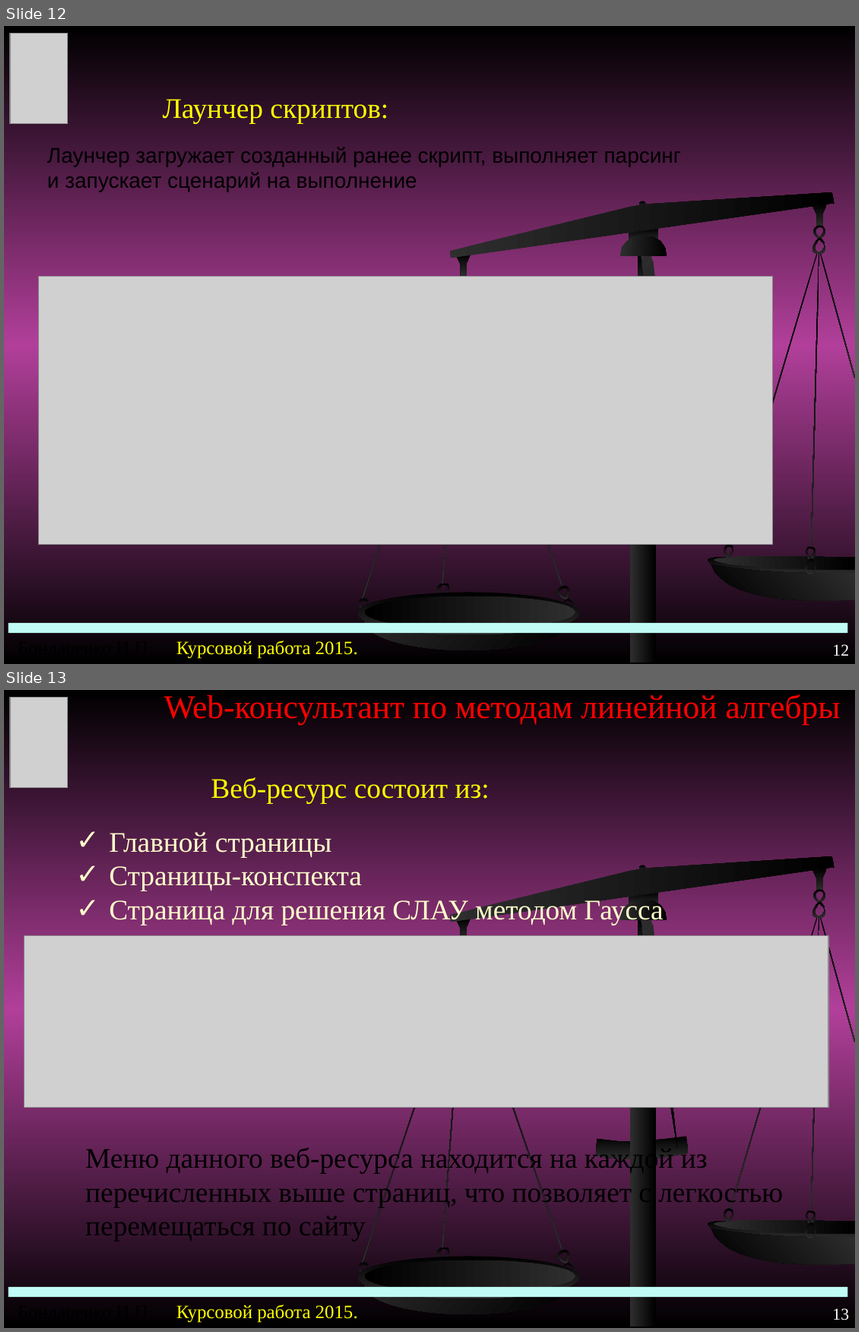
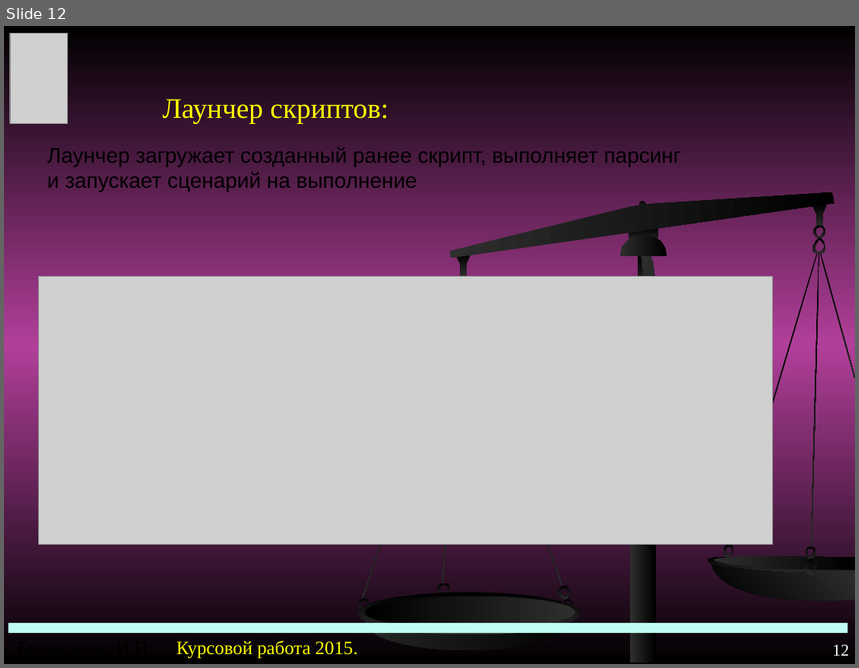
Before and after one commit to bandarenka/CourseP2015, a slide deck: HOV-1-11 BandarenkaIP.ppt. Shown one above the other, each under a label of ours: slides 12 and 13 before the commit, slide 12 after it. The pictures are 859x1332 and 859x668 pixels, drawn with LibreOffice and Linux fonts; fonts in the diff are those of the drawing; grey boxes stand for pictures. Boxes give left, top, right and bottom in pixels: in the first picture for what was removed or moved away, otherwise in the second. Text is boxed around its words. In the diff, an @@ line names an element or a change of style, - is before the commit and + after.

```diff
--- a/HOV-1-11 BandarenkaIP.ppt
+++ b/HOV-1-11 BandarenkaIP.ppt
@@ slide 13 removed at (x1=4, y1=690, x2=855, y2=1328), background gradient #000000 to #B13F9A; not listed: 31 template elements that a slide beside it also shows @@
@@ picture removed at (x1=10, y1=697, x2=68, y2=788) @@
@@ title removed at (x1=164, y1=695, x2=841, y2=724) @@
-Web-консультант по методам линейной алгебры
@@ subtitle removed at (x1=211, y1=777, x2=490, y2=803) @@
-Веб-ресурс состоит из:
@@ text removed at (x1=109, y1=832, x2=664, y2=925) @@
-✓ Главной страницы
-✓ Страницы-конспекта
-✓ Страница для решения СЛАУ методом Гаусса
@@ picture removed at (x1=24, y1=936, x2=828, y2=1107) @@
@@ freeform shape removed at (x1=597, y1=1136, x2=688, y2=1159) @@
@@ text removed at (x1=85, y1=1146, x2=783, y2=1242) @@
-Меню данного веб-ресурса находится на каждой из перечисленных выше страниц, что позволяет с легкостью перемещаться по сайту
@@ rectangle removed at (x1=9, y1=1287, x2=848, y2=1298) @@
@@ page number removed at (x1=832, y1=1309, x2=849, y2=1321) @@
-13
```
Also in this commit, not shown: 1 slide changed, 1 slide added, 6 other slides removed, 1 other file.
